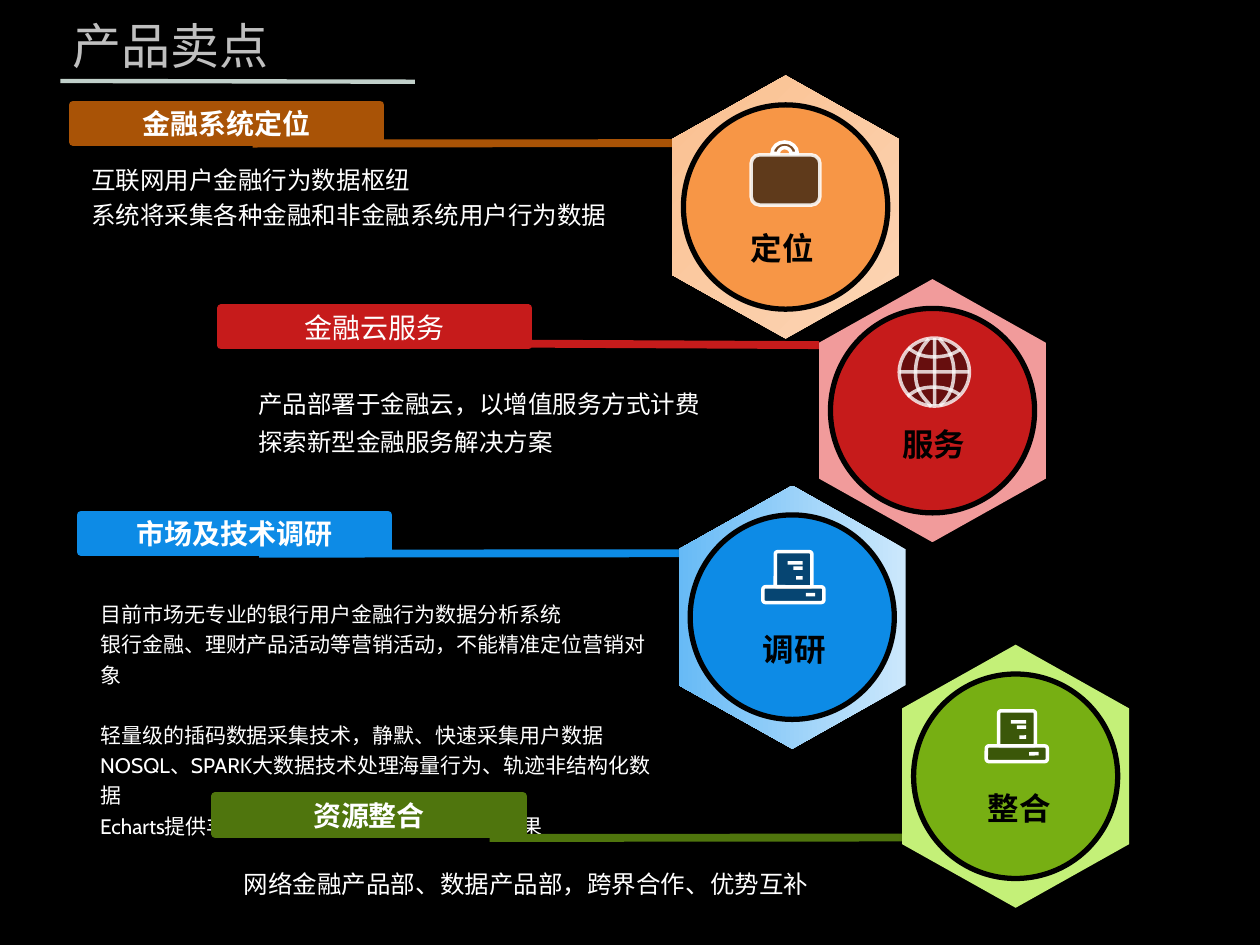
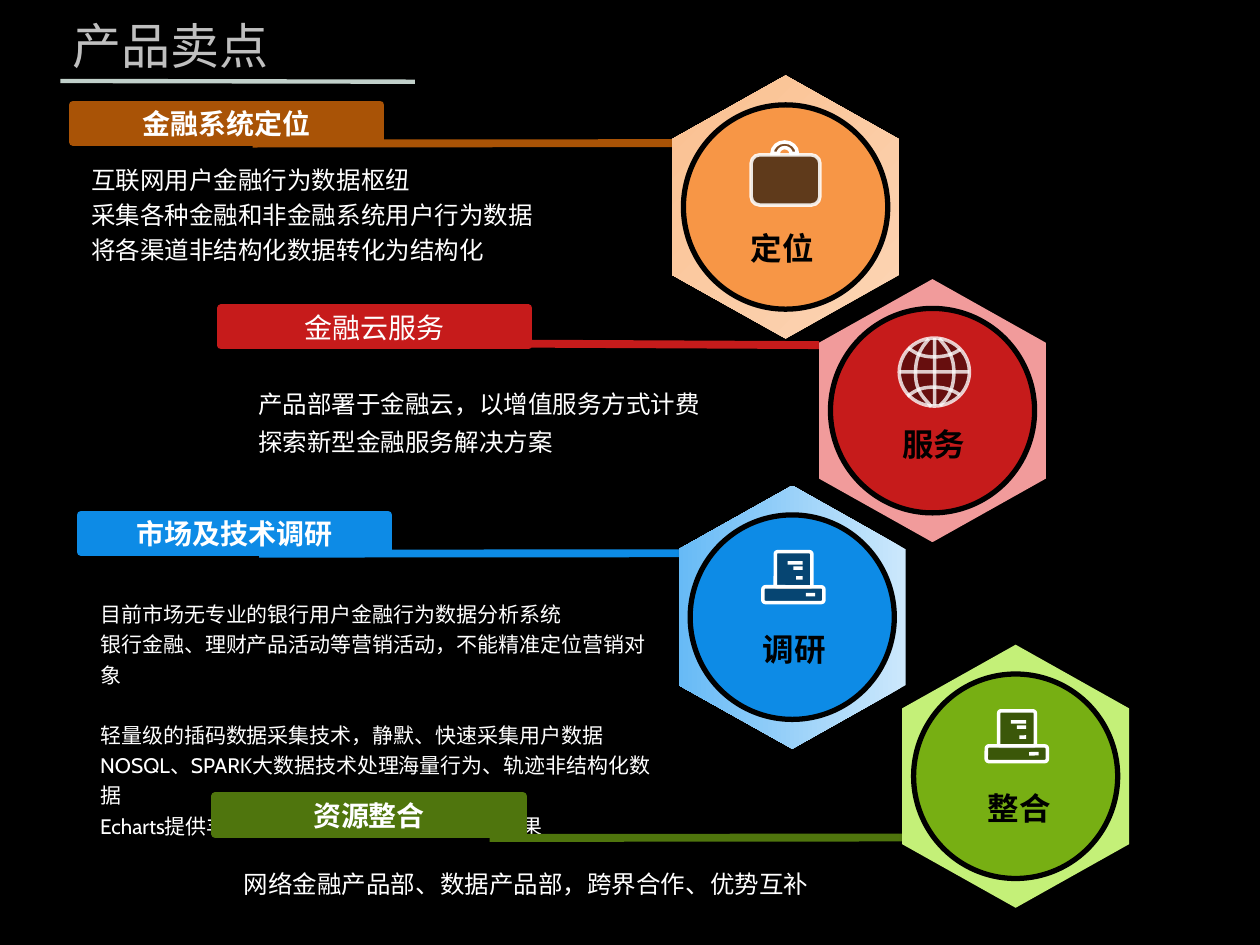
Before and after one commit to zhenghong/UBP, a slide deck: slide 2 of 营销.pptx. Drawn at 1260x945 pixels with LibreOffice and Linux fonts; fonts in the diff are those of the drawing; background and template pictures are left out. Boxes give left, top, right and bottom in pixels: in the first picture for what was removed or moved away, otherwise in the second. Text is boxed around its words. In the diff, an @@ line names an element or a change of style, - is before the commit and + after.

Commit message:
modify

```diff
--- a/营销.pptx
+++ b/营销.pptx
@@ text at (x1=91, y1=203, x2=533, y2=261): text changed @@
-系统将采集各种金融和非金融系统用户行为数据
+采集各种金融和非金融系统用户行为数据
+将各渠道非结构化数据转化为结构化
```
Also in this commit, not shown: 5 other slides changed, 2 slides added, 1 slide removed.
